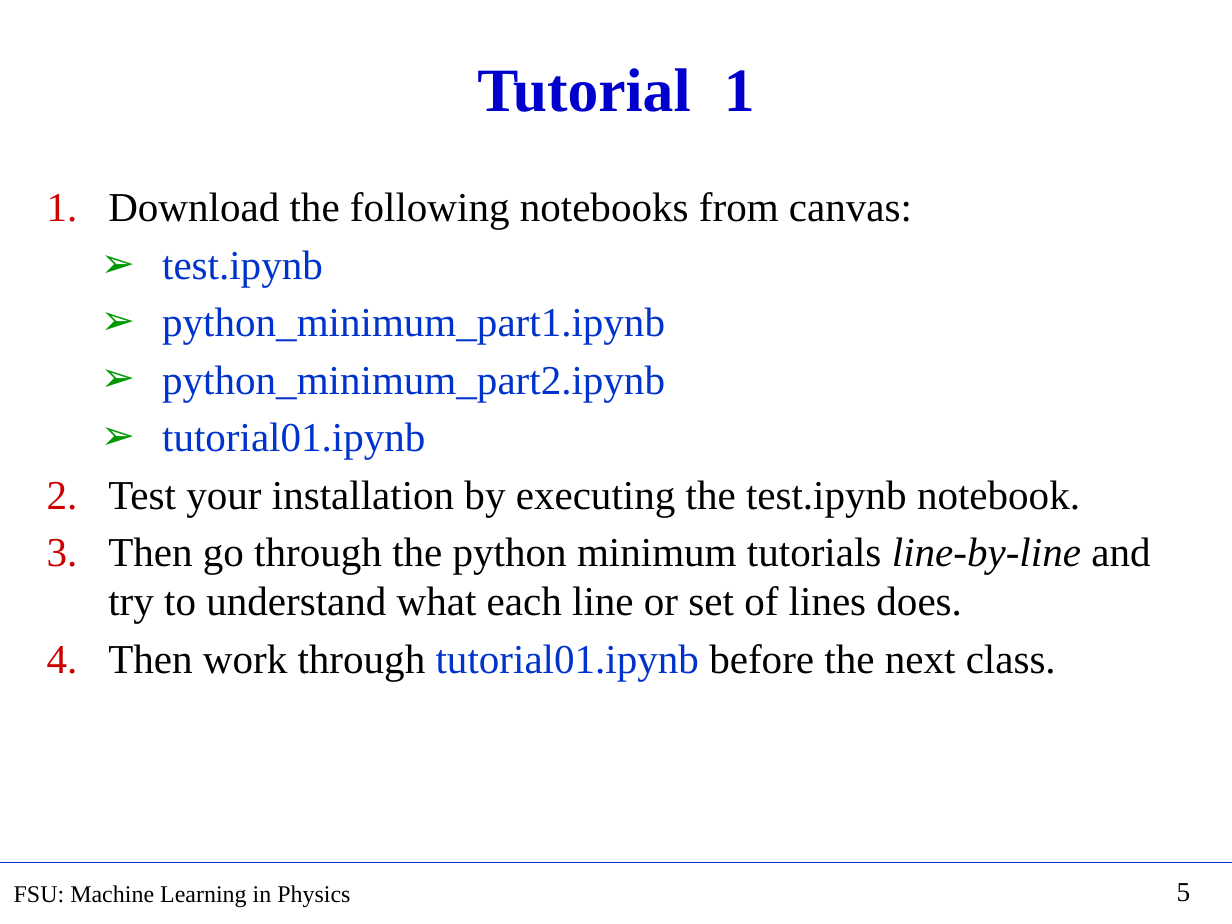
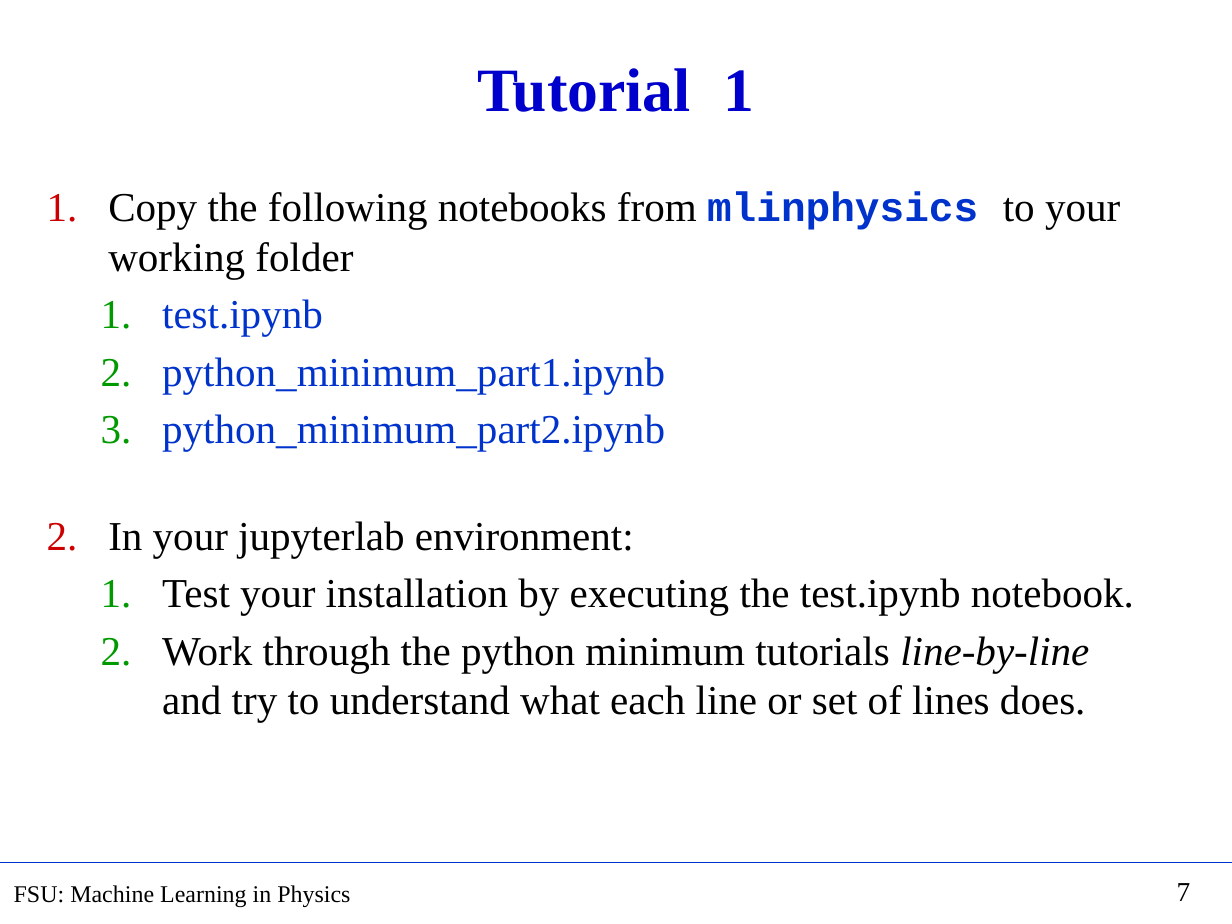
Before and after one commit to hbprosper/MLinPhysics, a slide deck: slide 7 of Lectures/Week01/Tutorial01.pptx (slide 5 before the commit). Drawn at 1232x924 pixels with LibreOffice and Linux fonts; fonts in the diff are those of the drawing. Boxes give left, top, right and bottom in pixels: in the first picture for what was removed or moved away, otherwise in the second. Text is boxed around its words. In the diff, an @@ line names an element or a change of style, - is before the commit and + after.

```diff
--- a/Lectures/Week01/Tutorial01.pptx
+++ b/Lectures/Week01/Tutorial01.pptx
@@ text at (108,192,1120,278): text changed @@
-1. Download the following notebooks from canvas:
+1. Copy the following notebooks from mlinphysics to your working folder
@@ text at (162,299,1134,615): bullet ➢ to 1.; list level 1 to 2 in "Test your installation by executing ..."; bullet colour #CC0000 to #009900 @@
@@ text at (108,521,634,558): text changed; text colour #0033CC to #000000 @@
-  ➢ tutorial01.ipynb
+2. In your jupyterlab environment:
@@ text at (162,636,1089,722): text changed @@
-3. Then go through the python minimum tutorials line-by-line and try to understand what each line or set of lines does.
-4. Then work through tutorial01.ipynb before the next class.
+  2. Work through the python minimum tutorials line-by-line and try to understand what each line or set of lines does.
@@ page number at (1177,883,1191,901): text changed @@
-5
+7
```
Also in this commit, not shown: 2 other slides changed, 2 slides added, 8 other files.
